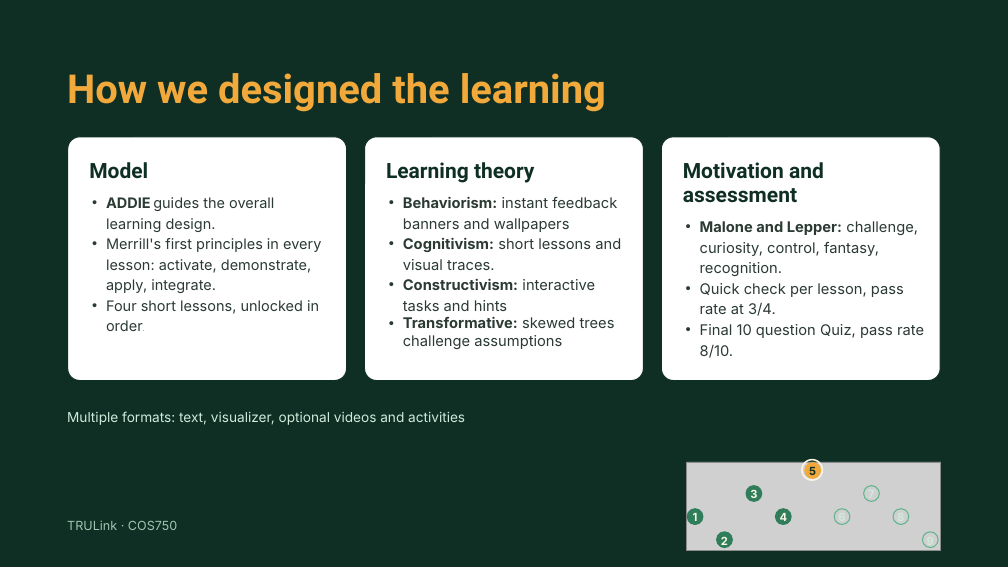
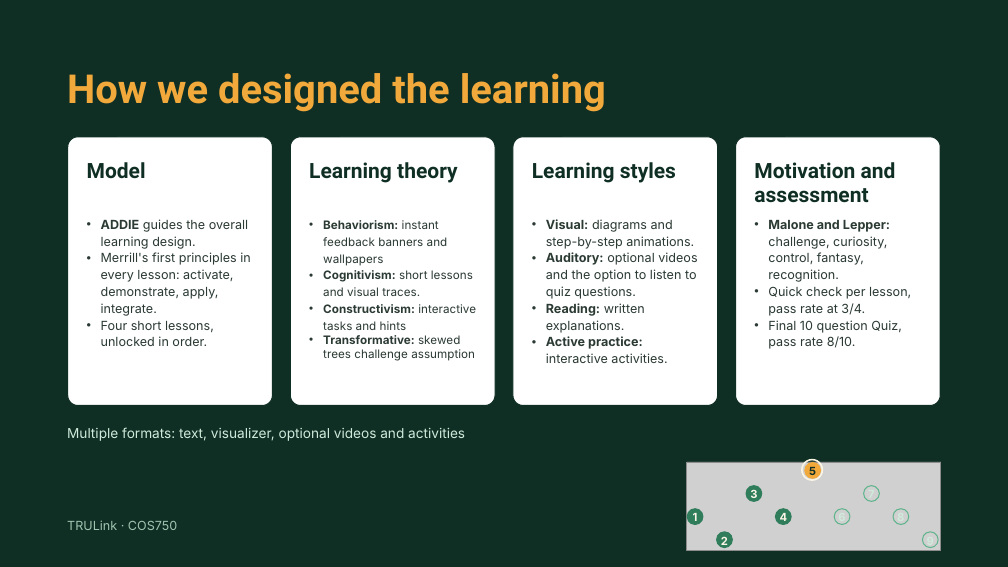
Before and after one commit to kvnxmars/cos212-bst-tutor, a slide deck: slide 5 of docs/presentation/Binary Search Trees – COS212 App Presentation.pptx. Drawn at 1008x567 pixels with LibreOffice and Linux fonts; fonts in the diff are those of the drawing; grey boxes stand for pictures. Boxes give left, top, right and bottom in pixels: in the first picture for what was removed or moved away, otherwise in the second. Text is boxed around its words. In the diff, an @@ line names an element or a change of style, - is before the commit and + after.

Commit message:
Final Presentation

```diff
--- a/docs/presentation/Binary Search Trees – COS212 App Presentation.pptx
+++ b/docs/presentation/Binary Search Trees – COS212 App Presentation.pptx
@@ rounded rectangle resized from (x1=68, y1=137, x2=347, y2=380) to (x1=68, y1=137, x2=273, y2=405) @@
@@ rounded rectangle resized from (x1=364, y1=137, x2=644, y2=380) to (x1=290, y1=137, x2=495, y2=405) @@
@@ rounded rectangle added at (x1=513, y1=137, x2=718, y2=405), fill #FFFFFF, outline #0F2E24 1 pt @@
@@ rounded rectangle resized from (x1=662, y1=137, x2=941, y2=380) to (x1=736, y1=137, x2=941, y2=405) @@
@@ text "Learning theory" moved from (x1=386, y1=162, x2=534, y2=183) to (x1=309, y1=162, x2=457, y2=183) @@
@@ text added at (x1=532, y1=162, x2=676, y2=183), 20 pt, text #0F2E24, bold @@
+Learning styles
@@ text "Motivation and assessment" moved from (x1=683, y1=162, x2=824, y2=203) to (x1=754, y1=162, x2=896, y2=203) @@
@@ text "ADDIE guides the overall learning ..." moved from (x1=106, y1=197, x2=321, y2=331) to (x1=101, y1=219, x2=250, y2=346) @@
@@ text "ADDIE guides the overall learning ..." at (x1=101, y1=219, x2=250, y2=346): size 13.8 to 12 pt; size 6.7 to 12 pt in "order."; line spacing 19.6pt to 16pt @@
@@ text "Behaviorism: instant feedback banners and ..." moved from (x1=403, y1=197, x2=621, y2=349) to (x1=323, y1=220, x2=476, y2=361) @@
@@ text at (x1=323, y1=220, x2=476, y2=330): size 14 to 11.1 pt in "Behaviorism: instant feedback banners and wallpapers", "Cognitivism: short lessons and visual traces.", "Constructivism: interactive tasks and hints"; line spacing 19.6pt to 16pt @@
@@ text added at (x1=546, y1=219, x2=697, y2=363), 12 pt, text #2B3A33 @@
+• Visual: diagrams and step-by-step animations.
+• Auditory: optional videos and the option to listen to quiz questions.
+• Reading: written explanations.
+• Active practice: interactive activities.
@@ text "Malone and Lepper: challenge, curiosity, ..." moved from (x1=700, y1=221, x2=924, y2=358) to (x1=768, y1=220, x2=911, y2=349) @@
@@ text "Malone and Lepper: challenge, curiosity, ..." at (x1=768, y1=220, x2=911, y2=349): size 14 to 12 pt; line spacing 19.6pt to 16pt @@
@@ text at (x1=323, y1=335, x2=475, y2=361): text changed; size 14 to 11.1 pt @@
-• Transformative: skewed trees challenge assumptions
+• Transformative: skewed trees challenge assumption
@@ text "Multiple formats: text, visualizer, optional ..." moved from (x1=67, y1=411, x2=465, y2=425) to (x1=67, y1=427, x2=465, y2=441) @@
```
Also in this commit, not shown: 2 other slides changed.
